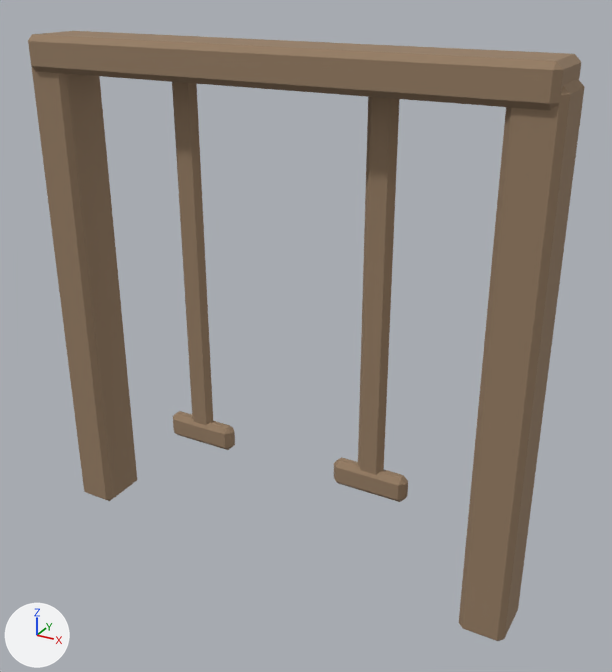
Two versions of the glTF model assets/models/p_swordrack.glb, one commit apart.
The view is the same before and after, from a camera (50 mm lens) standing at (0.698, -1.158, 1.04) and looking at (0.05, 0.02, 0.451). Arrows for +X, +Y and +Z are at lower left; the lights stay in place. The older version comes first. Vertices at exactly the same position are counted once.

In view in the first picture: 'swordrack'.
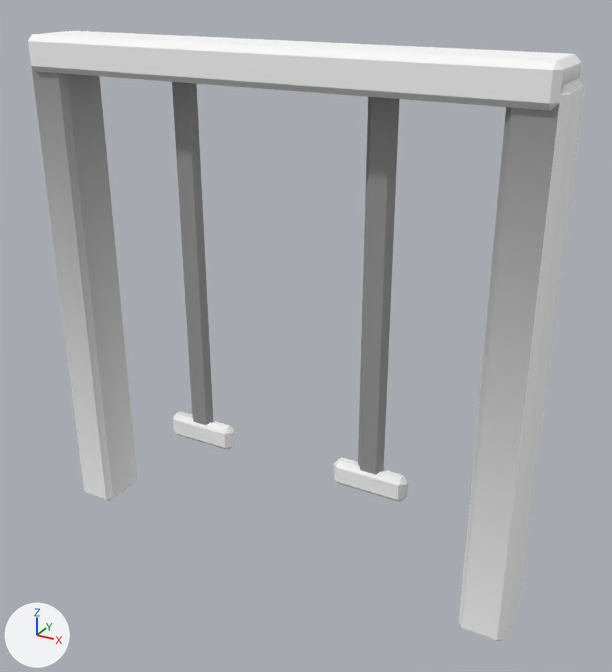
What differs and where, as boxes (x1, y1, x2, y2) in the pictures (612 x 672 px):
```json
{"object": "swordrack", "change": "recoloured", "before": [28, 31, 584, 641], "after": [28, 31, 584, 641], "on screen": "brown to grey"}
{"part": 1, "of": "me_cube", "change": "recoloured", "before": [32, 66, 584, 502], "after": [32, 66, 584, 502]}
{"part": 2, "of": "me_cube", "change": "recoloured", "before": [68, 74, 511, 615], "after": [68, 74, 511, 615]}
{"part": 3, "of": "me_cube", "change": "recoloured", "before": [31, 62, 581, 640], "after": [31, 62, 581, 640]}
```

Scene script edits in JSON lines:
```json
{"op": "remove", "block": "mat_swordrack", "code": "n2 = _N.new('ShaderNodeMix'); n2.name = 'Mix'"}
{"op": "remove", "block": "mat_swordrack", "code": "n2.data_type = 'RGBA'"}
{"op": "remove", "block": "mat_swordrack", "code": "n2.blend_type = 'MULTIPLY'"}
{"op": "remove", "block": "mat_swordrack", "code": "n2.inputs[0].default_value = 1.0  # 'Factor'"}
{"op": "remove", "block": "mat_swordrack", "code": "n2.inputs[7].default_value = (0.31, 0.21, 0.13, 1.0)  # 'B', brown #977e65"}
{"block": "mat_swordrack", "where": "n0 = _N.new('ShaderNodeBsdfPrincipled'); n0.name = 'Principled BSDF'"}
{"block": "mat_swordrack", "where": "n3 = _N.new('ShaderNodeVertexColor'); n3.name = 'Color Attribute'"}
{"op": "remove", "block": "mat_swordrack", "code": "_L.new(n2.outputs[2], n0.inputs[0])  # 'Result' to 'Base Color'"}
{"op": "remove", "block": "mat_swordrack", "code": "_L.new(n3.outputs[0], n2.inputs[6])  # 'Color' to 'A'"}
{"op": "add", "block": "mat_swordrack", "code": "_L.new(n3.outputs[0], n0.inputs[0])  # 'Color' to 'Base Color'"}
{"block": "me_cube", "where": "me_cube.from_pydata(...)  # 152 vertices, 276 faces; spans x -0.46..0.46, y -0.06..0.06, z 0.0..0.93"}
{"block": "me_cube", "where": "# used by ob_swordrack; location = (0.0, 0.0, 0.0)"}
{"block": "me_cube", "change": "me_cube part 1: 80 faces centred in x -0.457..0.457, y -0.057..0.057, z 0.007..0.897 are repainted in the vertex colours; the middle colour goes from white #ffffff to white #f7f7f7"}
{"block": "me_cube", "change": "me_cube part 2: 86 faces centred in x -0.45..0.447, y -0.047..0.047, z 0.203..0.917 are repainted in the vertex colours; the middle colour goes from white #ffffff to grey #999999"}
{"block": "me_cube", "change": "me_cube part 3: 29 faces centred in x -0.45..0.45, y -0.05..0.05, z 0.195..0.907 are repainted in the vertex colours; the middle colour goes from white #ffffff to light grey #dedede"}
```
